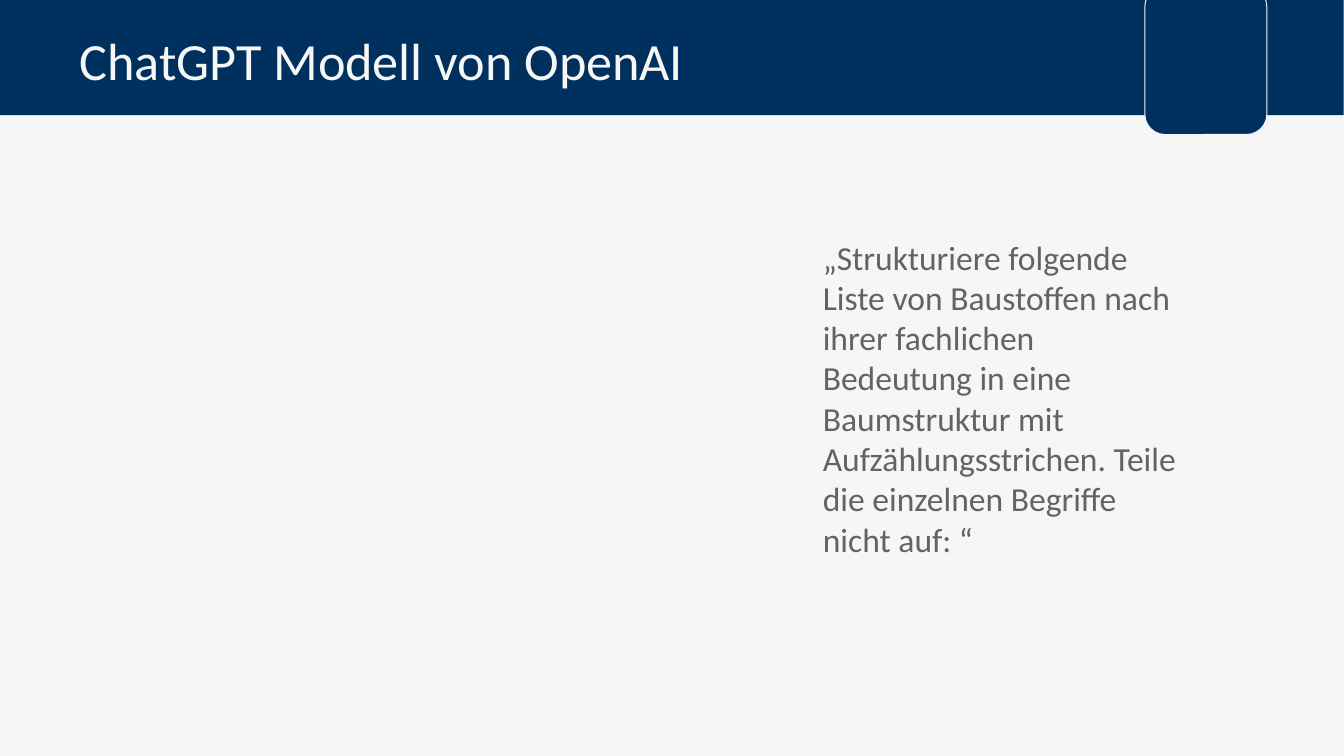
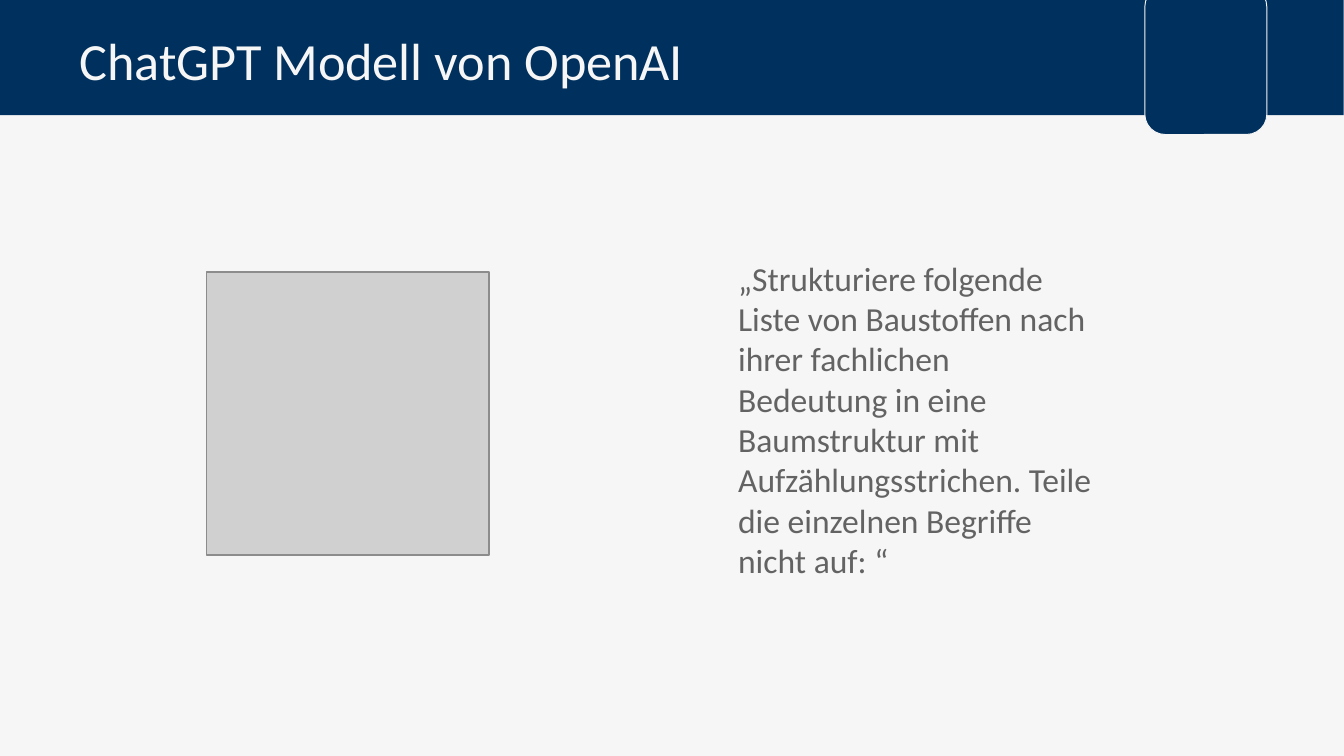
Before and after one commit to FlowBYRN/BaMaterialStandartisation, a slide deck: slide 28 of documents/Verteidigung.pptx (slide 23 before the commit). Drawn at 1344x756 pixels with LibreOffice and Linux fonts; fonts in the diff are those of the drawing; grey boxes stand for pictures; background and template pictures are left out. Boxes give left, top, right and bottom in pixels: in the first picture for what was removed or moved away, otherwise in the second. Text is boxed around its words. In the diff, an @@ line names an element or a change of style, - is before the commit and + after.

```diff
--- a/documents/Verteidigung.pptx
+++ b/documents/Verteidigung.pptx
@@ text "„Strukturiere folgende Liste von Baustoffen ...": place and size @@
-text "„Strukturiere folgende Liste von Baustoffen ..." at bbox=[823, 246, 1176, 552]
+text "„Strukturiere folgende Liste von Baustoffen ..." at bbox=[738, 267, 1091, 573]
@@ picture added at bbox=[207, 273, 489, 555] @@
```
Also in this commit, not shown: 13 other slides changed, 22 slides added, 14 slides removed, 1 other file.
